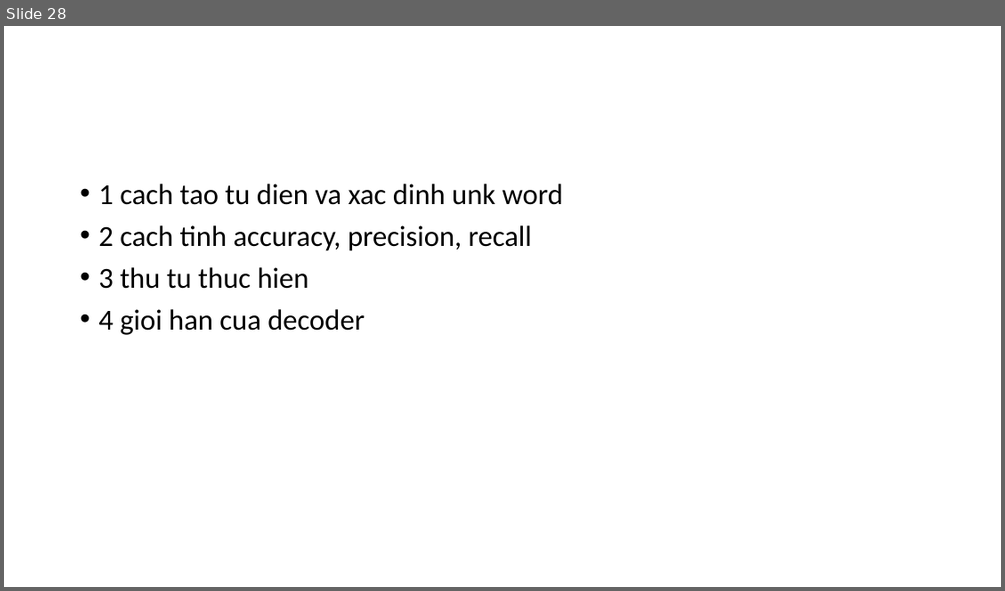
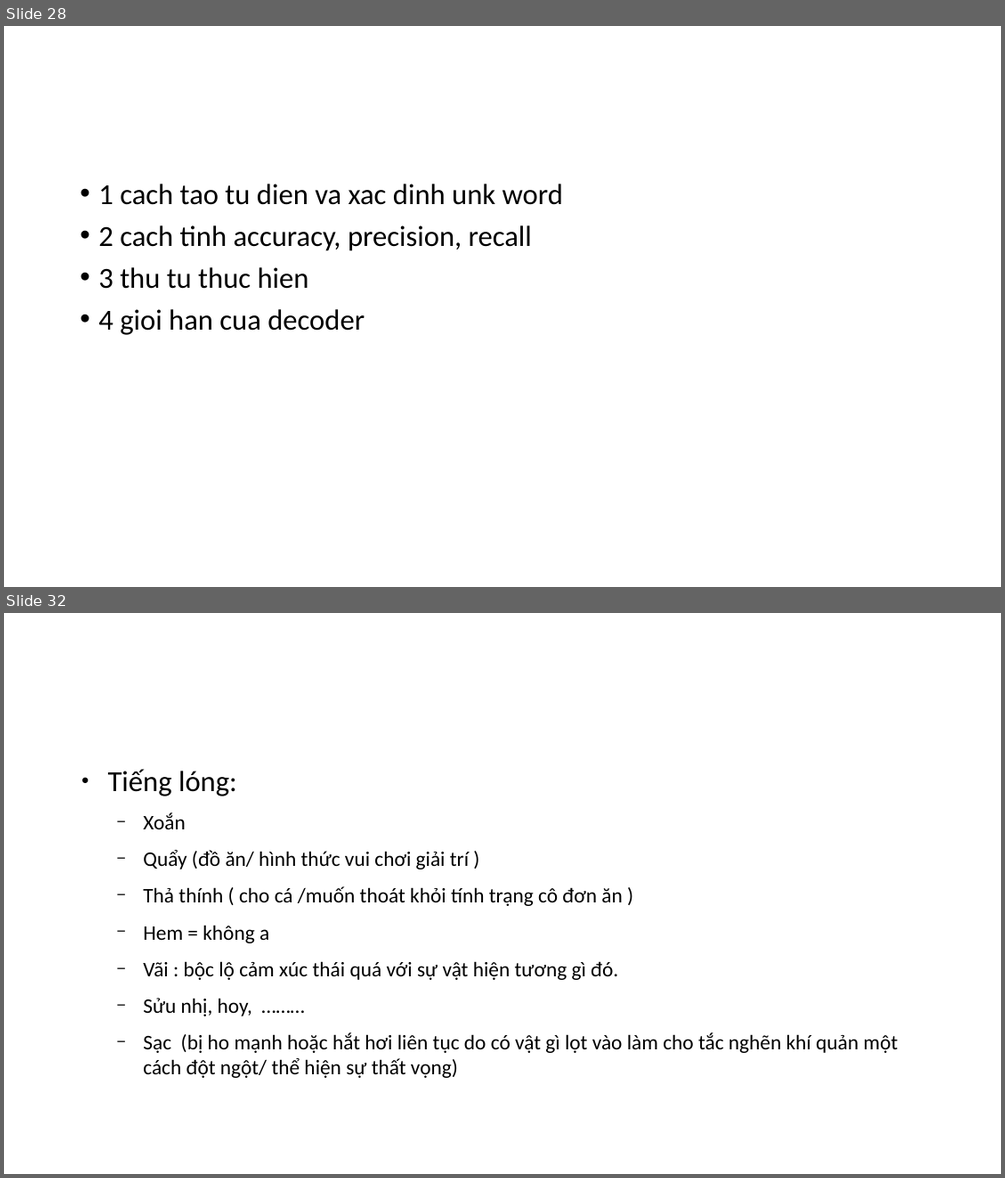
Before and after one commit to manhcntt21/TextNormSeq2Seq, a slide deck: Presentation1.pptx. Shown one above the other, each under a label of ours: slide 28 before the commit, slides 28 and 32 after it; the slides between them are not shown. The pictures are 1005x591 and 1005x1178 pixels, drawn with LibreOffice and Linux fonts; fonts in the diff are those of the drawing. Boxes give left, top, right and bottom in pixels: in the first picture for what was removed or moved away, otherwise in the second. Text is boxed around its words. In the diff, an @@ line names an element or a change of style, - is before the commit and + after.

```diff
--- a/Presentation1.pptx
+++ b/Presentation1.pptx
@@ slide 32 added at (4, 613, 1001, 1174), background #FFFFFF @@
@@ text added at (108, 769, 898, 1078), 20 pt, text #000000 @@
+● Tiếng lóng:
+  − Xoắn
+  − Quẩy (đồ ăn/ hình thức vui chơi giải trí )
+  − Thả thính ( cho cá /muốn thoát khỏi tính trạng cô đơn ăn )
+  − Hem = không a
+  − Vãi : bộc lộ cảm xúc thái quá với sự vật hiện tương gì đó.
+  − Sửu nhị, hoy, ………
+  − Sạc (bị ho mạnh hoặc hắt hơi liên tục do có vật gì lọt vào làm cho tắc nghẽn khí quản một cách đột ngột/ thể hiện sự thất vọng)
```
Also in this commit, not shown: 5 other slides added, 23 other files.
